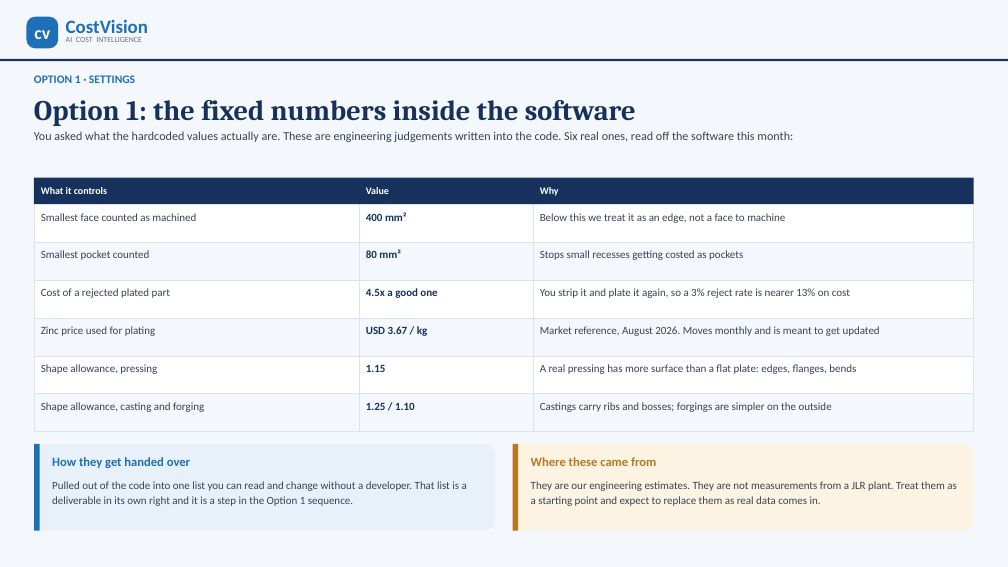
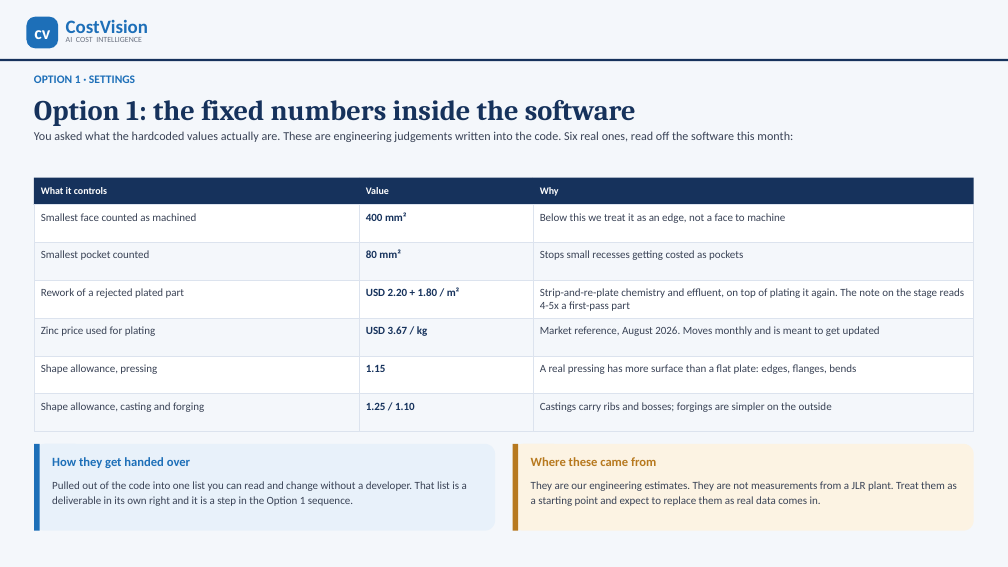
Before and after one commit to bhosaleavinash546/leamington-marathi, a slide deck: slide 9 of CostVision-CAPEE-Implementation-Options.pptx. Drawn at 1008x567 pixels with LibreOffice and Linux fonts; fonts in the diff are those of the drawing. Boxes give left, top, right and bottom in pixels: in the first picture for what was removed or moved away, otherwise in the second. Text is boxed around its words. In the diff, an @@ line names an element or a change of style, - is before the commit and + after.

```diff
--- a/CostVision-CAPEE-Implementation-Options.pptx
+++ b/CostVision-CAPEE-Implementation-Options.pptx
@@ text at bbox=[41, 288, 184, 298]: text changed @@
-Cost of a rejected plated part
+Rework of a rejected plated part
@@ text at bbox=[366, 287, 460, 296]: text changed @@
-4.5x a good one
+USD 2.20 + 1.80 / m²
@@ text at bbox=[540, 288, 964, 311]: text changed @@
-You strip it and plate it again, so a 3% reject rate is nearer 13% on cost
+Strip-and-re-plate chemistry and effluent, on top of plating it again. The note on the stage reads 4-5x a first-pass part
```
Also in this commit, not shown: 9 other slides changed, 2 other files.
